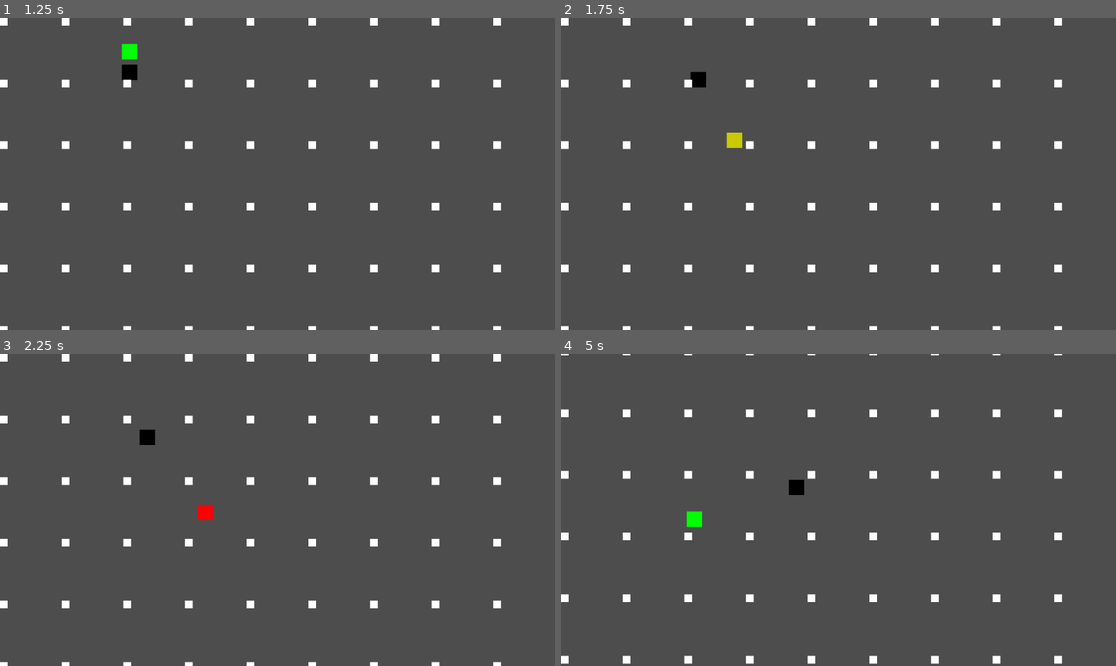
Above: before the commit, frames 1-4 (two rows, left to right).
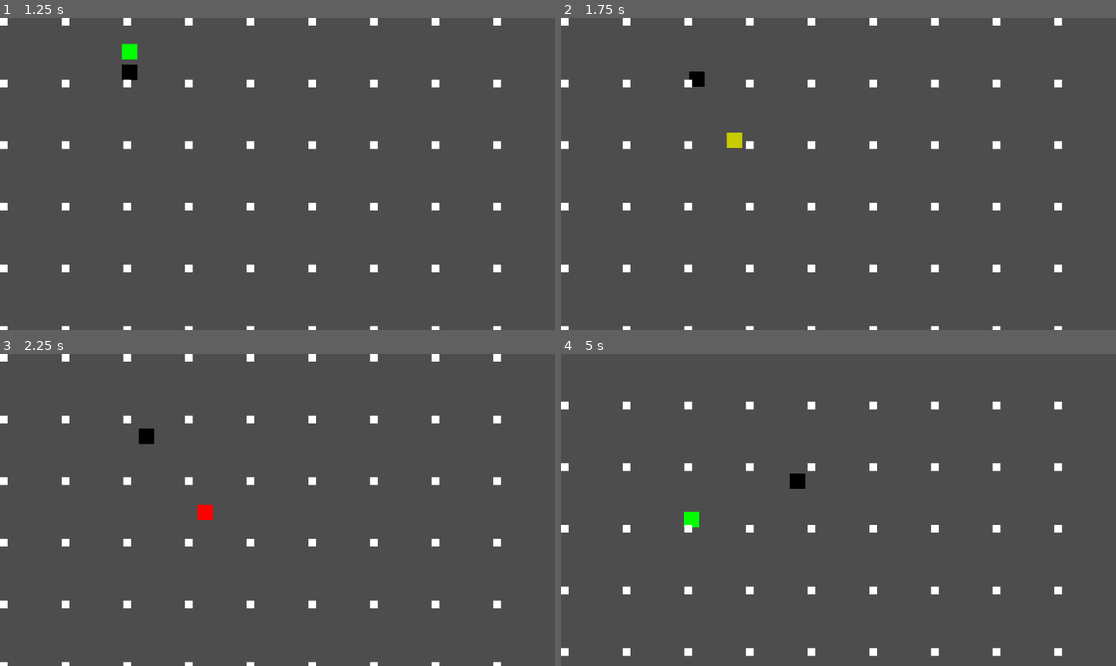
Above: after the commit, the same moments.

Repository: DiegoChiodi/Divina-Comedia-Game
Game: Godot game, scene res://Scene/main.tscn
Two runs of this game, one before a commit and one after it. Both use one fixed random seed, a clock stepped at 60 frames per second and the inputs below.
Inputs (mouse positions are in pixels of both pictures, inside the frame that each line leads up to):
- Up to frame 1 (1.25 s): move the mouse to (399, 158) at 0.52 s; hold D (right) from 0.53 s (still down); click (399, 158) at 0.6 s
- Up to frame 2 (1.75 s): move the mouse to (727, 189) at 1.27 s; release D (right) at 1.28 s; hold S (down) from 1.28 s (still down); tap Space (space) at 1.35 s
- Up to frame 3 (2.25 s): move the mouse to (333, 441) at 2.02 s; release S (down) at 2.03 s; hold D (right) from 2.03 s (still down); click (333, 441) at 2.1 s
- Up to frame 4 (5 s): move the mouse to (810, 572) at 2.77 s; release D (right) at 2.78 s; hold W (up) 2.78-3.53 s; tap Space (space) at 2.85, 4.35 s; move the mouse to (1005, 556) at 3.52 s; hold A (left) from 3.53 s (still down); click (1005, 556) at 3.6 s; move the mouse to (672, 463) at 4.27 s

Frame 1 is identical in both runs. In frame 2, less than 0.1% of the frame differs, in the area x 23-27%, y 17-23%; in frame 3, less than 0.1%; in frame 4, 3.5%, in the area x 0-91%, y 0-100%.

Commit message:
Collision realistics, 3º action and reaction

Diff:
--- a/Scripts/enemy.gd
+++ b/Scripts/enemy.gd
@@ -10,6 +10,10 @@
 func _physics_process(delta: float) -> void:
 	move_directionTarget()
 	super._physics_process(delta)
+
+func collidingRival() -> void:
+	if (rivalId == player and player != null and player.inDash):
+		super.collidingRival()
 
 
 func setup(_player : Player) -> void:
--- a/Scripts/player.gd
+++ b/Scripts/player.gd
@@ -80,4 +80,3 @@
 	if inDash:
 		invencible = true
 		invencibleWait = 0.0
-	print(life)
--- a/entity.gd
+++ b/entity.gd
@@ -35,6 +35,10 @@
 func collidingRival() -> void:
 	if colRival:
 		self.takeAttack((self.position - self.rivalId.position).normalized() * 3, self.rivalId.damage)
+		rivalId.AttackSucess(self)
+
+func AttackSucess(body : CharacterBody2D) -> void:
+	self.takeImpulse((self.position - self.rivalId.position).normalized() * 3)
 
 func groupsAdd() -> void:
 	pass
@@ -48,6 +52,8 @@
 func takeAttack(_impulse : Vector2, _damage : float):
 	super.takeAttack(_impulse, _damage)
 	takeDamage(_damage)
+
+
 
 func _on_are_hb_take_damage_area_entered(area: Area2D) -> void:
 	if area.get_parent().is_in_group(groupRival) and area.is_in_group("hbAttack"):
